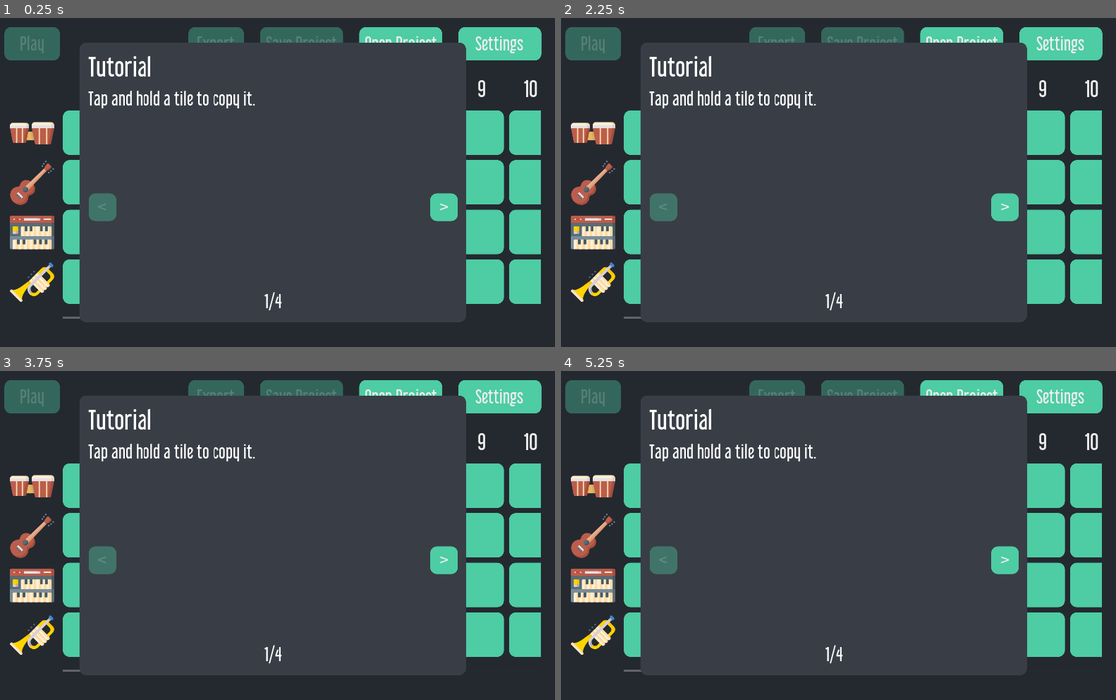
Above: before the commit, frames 1-4 (two rows, left to right).
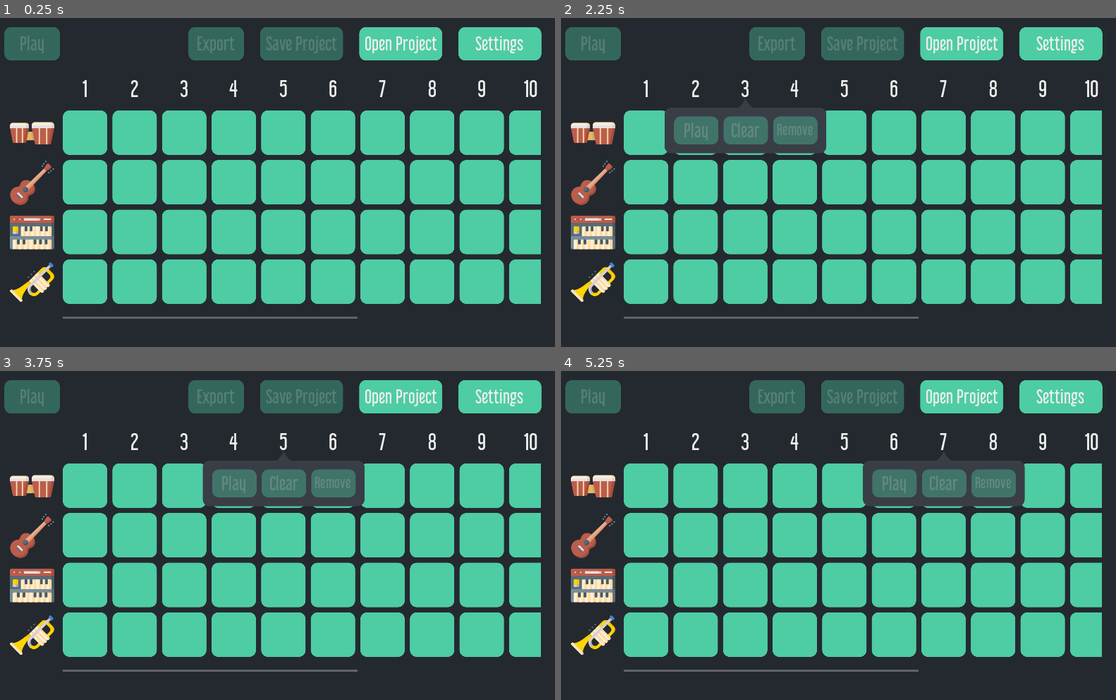
Above: after the commit, the same moments.

Repository: pattlebass/Music-DJ
Game: Godot game, scene res://scenes/main.tscn
Same seed, same stepped clock (60 frames per second), same inputs: the game is played once before the commit and once after it. Video files are missing from this copy of the repository; at most half a second of black plays in their place.
Inputs:
- Up to frame 1 (0.25 s): no input
- Up to frame 2 (2.25 s): click "1" at 0.5 s; click "2" at 1.25 s; click "3" at 2 s
- Up to frame 3 (3.75 s): click "4" at 2.75 s; click "5" at 3.5 s
- Up to frame 4 (5.25 s): click "6" at 4.25 s; click "7" at 5 s

The runs differ from the first frame. In frame 1, 37% of the frame differs, in the area x 14-84%, y 7-92%; in frame 2, 36%; in frame 3, 36%; in frame 4, 36%.
Error after the commit: Parse Error: The identifier "Variables" isn't declared in the current scope. (res://scenes/TutorialDialog.gd:15)

Commit message:
Update TutorialDialog.gd
Improve tutorial animation

Diff:
--- a/assets/fade_image_animation.tres
+++ /dev/null
@@ -1,17 +0,0 @@
-[gd_resource type="Animation" format=2]
-
-[resource]
-resource_name = "fade_image"
-length = 0.1
-tracks/0/type = "value"
-tracks/0/path = NodePath("VBoxContainer/HBoxContainer2/VBoxContainer2/VideoPlayer:modulate")
-tracks/0/interp = 1
-tracks/0/loop_wrap = true
-tracks/0/imported = false
-tracks/0/enabled = true
-tracks/0/keys = {
-"times": PoolRealArray( 0, 0.1 ),
-"transitions": PoolRealArray( 1, 1 ),
-"update": 0,
-"values": [ Color( 1, 1, 1, 0 ), Color( 1, 1, 1, 1 ) ]
-}
--- a/scenes/TutorialDialog.gd
+++ b/scenes/TutorialDialog.gd
@@ -8,45 +8,36 @@
 var current = 0
 
 onready var video_player = $VBoxContainer/HBoxContainer2/VBoxContainer2/VideoPlayer
+onready var animation = $AnimationPlayer2
 
 
 func _ready():
-	if GlobalVariables.options["show_tutorial"]:
+	if Variables.options["show_tutorial"]:
 		call_deferred("popup_centered")
-	$AnimationPlayer.add_animation("fade_in_image", preload("res://assets/fade_image_animation.tres"))
 
 
 func about_to_show():
 	current = 0
-	change_panel(0)
+	change_panel(0, 0)
 	.about_to_show()
 
 
 func _on_NextButton_pressed():
 	current += 1
-	change_panel(current)
+	change_panel(current, current - 1)
 
 
 func _on_PreviousButton_pressed():
 	current -= 1
-	change_panel(current)
+	change_panel(current, current + 1)
 
 
-func change_panel(_panel_no):
+func change_panel(_panel_no, _previous_panel_no):
 	if _panel_no >= panels.size():
-		GlobalVariables.options["show_tutorial"] = false
-		GlobalVariables.save_options()
+		Variables.options["show_tutorial"] = false
+		Variables.save_options()
 		hide()
 		return
-
-	$AnimationPlayer.play_backwards("fade_in_image")
-	yield(get_tree().create_timer(0.1), "timeout")
-	var panel = panels[_panel_no]
-	video_player.stream = load(panel["video"])
-	video_player.play()
-	$VBoxContainer/Label2.bbcode_text = panel["title"]
-	$VBoxContainer/Label3.text = str(panel["index"]+1)+"/"+str(panels.size())
-	$AnimationPlayer.play("fade_in_image")
 
 	var previous_button = $VBoxContainer/HBoxContainer2/VBoxContainer/PreviousButton
 	#var next_button = $VBoxContainer/HBoxContainer2/VBoxContainer3/NextButton
@@ -55,6 +46,29 @@
 	else:
 		previous_button.disabled = false
 
+	# Note for future me:
+	# You can think backwards = opposite
+	# eg: fade_in_right_to_left backwards is fade_out_left_to_right
+	# I know it's confusing but it's easier to change
+	if _panel_no >= _previous_panel_no:
+		animation.play("fade_out_right_to_left")
+	else:
+		animation.play_backwards("fade_in_right_to_left")
+
+	yield(get_tree().create_timer(0.1), "timeout")
+	animation.stop(false)
+
+	var panel = panels[_panel_no]
+	video_player.stream = load(panel["video"])
+	video_player.play()
+	$VBoxContainer/RichTextLabel.bbcode_text = panel["title"]
+	$VBoxContainer/PageLabel.text = str(panel["index"]+1)+"/"+str(panels.size())
+
+	if _panel_no >= _previous_panel_no:
+		animation.play("fade_in_right_to_left")
+	else:
+		animation.play_backwards("fade_out_right_to_left")
+
 
 func _on_VideoPlayer_finished():
 	video_player.play()
--- a/scenes/main.tscn
+++ b/scenes/main.tscn
@@ -16,7 +16,6 @@
 [ext_resource path="res://scenes/SettingsDialog.gd" type="Script" id=14]
 [ext_resource path="res://assets/themes/white/column_tear.png" type="Texture" id=15]
 [ext_resource path="res://scenes/CustomDialog.tscn" type="PackedScene" id=17]
-[ext_resource path="res://assets/fade_image_animation.tres" type="Animation" id=18]
 
 [sub_resource type="StyleBoxEmpty" id=1]
 
@@ -43,6 +42,192 @@
 [sub_resource type="DynamicFont" id=9]
 size = 32
 font_data = ExtResource( 8 )
+
+[sub_resource type="Animation" id=16]
+length = 0.001
+tracks/0/type = "value"
+tracks/0/path = NodePath("VBoxContainer/HBoxContainer2/VBoxContainer2/VideoPlayer:rect_position")
+tracks/0/interp = 1
+tracks/0/loop_wrap = true
+tracks/0/imported = false
+tracks/0/enabled = true
+tracks/0/keys = {
+"times": PoolRealArray( 0 ),
+"transitions": PoolRealArray( 1 ),
+"update": 0,
+"values": [ Vector2( 0, 0 ) ]
+}
+tracks/1/type = "value"
+tracks/1/path = NodePath("VBoxContainer/HBoxContainer2/VBoxContainer2/VideoPlayer:modulate")
+tracks/1/interp = 1
+tracks/1/loop_wrap = true
+tracks/1/imported = false
+tracks/1/enabled = true
+tracks/1/keys = {
+"times": PoolRealArray( 0 ),
+"transitions": PoolRealArray( 1 ),
+"update": 0,
+"values": [ Color( 1, 1, 1, 1 ) ]
+}
+tracks/2/type = "value"
+tracks/2/path = NodePath("VBoxContainer/RichTextLabel:modulate")
+tracks/2/interp = 1
+tracks/2/loop_wrap = true
+tracks/2/imported = false
+tracks/2/enabled = true
+tracks/2/keys = {
+"times": PoolRealArray( 0 ),
+"transitions": PoolRealArray( 1 ),
+"update": 0,
+"values": [ Color( 1, 1, 1, 1 ) ]
+}
+tracks/3/type = "value"
+tracks/3/path = NodePath("VBoxContainer/RichTextLabel:rect_position")
+tracks/3/interp = 1
+tracks/3/loop_wrap = true
+tracks/3/imported = false
+tracks/3/enabled = true
+tracks/3/keys = {
+"times": PoolRealArray( 0 ),
+"transitions": PoolRealArray( 1 ),
+"update": 0,
+"values": [ Vector2( 0, 69 ) ]
+}
+
+[sub_resource type="Animation" id=20]
+resource_name = "fade_in"
+length = 0.1
+step = 0.01
+tracks/0/type = "value"
+tracks/0/path = NodePath("VBoxContainer/HBoxContainer2/VBoxContainer2/VideoPlayer:modulate")
+tracks/0/interp = 1
+tracks/0/loop_wrap = true
+tracks/0/imported = false
+tracks/0/enabled = true
+tracks/0/keys = {
+"times": PoolRealArray( 0, 0.1 ),
+"transitions": PoolRealArray( 2, 2 ),
+"update": 0,
+"values": [ Color( 1, 1, 1, 1 ), Color( 1, 1, 1, 0 ) ]
+}
+tracks/1/type = "value"
+tracks/1/path = NodePath("VBoxContainer/HBoxContainer2/VBoxContainer2/VideoPlayer:rect_position")
+tracks/1/interp = 1
+tracks/1/loop_wrap = true
+tracks/1/imported = false
+tracks/1/enabled = false
+tracks/1/keys = {
+"times": PoolRealArray( 0, 0.1 ),
+"transitions": PoolRealArray( 0.5, 0.5 ),
+"update": 0,
+"values": [ Vector2( 0, 0 ), Vector2( 16, 0 ) ]
+}
+
+[sub_resource type="Animation" id=17]
+resource_name = "fade_in_right_to_left"
+length = 0.1
+step = 0.01
+tracks/0/type = "value"
+tracks/0/path = NodePath("VBoxContainer/HBoxContainer2/VBoxContainer2/VideoPlayer:modulate")
+tracks/0/interp = 1
+tracks/0/loop_wrap = true
+tracks/0/imported = false
+tracks/0/enabled = true
+tracks/0/keys = {
+"times": PoolRealArray( 0, 0.1 ),
+"transitions": PoolRealArray( 0.5, 0.5 ),
+"update": 0,
+"values": [ Color( 1, 1, 1, 0 ), Color( 1, 1, 1, 1 ) ]
+}
+tracks/1/type = "value"
+tracks/1/path = NodePath("VBoxContainer/HBoxContainer2/VBoxContainer2/VideoPlayer:rect_position")
+tracks/1/interp = 1
+tracks/1/loop_wrap = true
+tracks/1/imported = false
+tracks/1/enabled = true
+tracks/1/keys = {
+"times": PoolRealArray( 0, 0.1 ),
+"transitions": PoolRealArray( 0.5, 0.5 ),
+"update": 0,
+"values": [ Vector2( 16, 0 ), Vector2( 0, 0 ) ]
+}
+tracks/2/type = "value"
+tracks/2/path = NodePath("VBoxContainer/RichTextLabel:modulate")
+tracks/2/interp = 1
+tracks/2/loop_wrap = true
+tracks/2/imported = false
+tracks/2/enabled = true
+tracks/2/keys = {
+"times": PoolRealArray( 0, 0.1 ),
+"transitions": PoolRealArray( 0.5, 0.5 ),
+"update": 0,
+"values": [ Color( 1, 1, 1, 0 ), Color( 1, 1, 1, 1 ) ]
+}
+tracks/3/type = "value"
+tracks/3/path = NodePath("VBoxContainer/RichTextLabel:rect_position")
+tracks/3/interp = 1
+tracks/3/loop_wrap = true
+tracks/3/imported = false
+tracks/3/enabled = true
+tracks/3/keys = {
+"times": PoolRealArray( 0, 0.1 ),
+"transitions": PoolRealArray( 0.5, 0.5 ),
+"update": 0,
+"values": [ Vector2( 16, 69 ), Vector2( 0, 69 ) ]
+}
+
+[sub_resource type="Animation" id=19]
+resource_name = "fade_out_right_to_left"
+length = 0.1
+step = 0.01
+tracks/0/type = "value"
+tracks/0/path = NodePath("VBoxContainer/HBoxContainer2/VBoxContainer2/VideoPlayer:modulate")
+tracks/0/interp = 1
+tracks/0/loop_wrap = true
+tracks/0/imported = false
+tracks/0/enabled = true
+tracks/0/keys = {
+"times": PoolRealArray( 0, 0.1 ),
+"transitions": PoolRealArray( 0.5, 0.5 ),
+"update": 0,
+"values": [ Color( 1, 1, 1, 1 ), Color( 1, 1, 1, 0 ) ]
+}
+tracks/1/type = "value"
+tracks/1/path = NodePath("VBoxContainer/HBoxContainer2/VBoxContainer2/VideoPlayer:rect_position")
+tracks/1/interp = 1
+tracks/1/loop_wrap = true
+tracks/1/imported = false
+tracks/1/enabled = true
+tracks/1/keys = {
+"times": PoolRealArray( 0, 0.1 ),
+"transitions": PoolRealArray( 0.5, 0.5 ),
+"update": 0,
+"values": [ Vector2( 0, 0 ), Vector2( -16, 0 ) ]
+}
+tracks/2/type = "value"
+tracks/2/path = NodePath("VBoxContainer/RichTextLabel:modulate")
+tracks/2/interp = 1
+tracks/2/loop_wrap = true
+tracks/2/imported = false
+tracks/2/enabled = true
+tracks/2/keys = {
+"times": PoolRealArray( 0, 0.1 ),
+"transitions": PoolRealArray( 0.5, 0.5 ),
+"update": 0,
+"values": [ Color( 1, 1, 1, 1 ), Color( 1, 1, 1, 0 ) ]
+}
+tracks/3/type = "value"
+tracks/3/path = NodePath("VBoxContainer/RichTextLabel:rect_position")
+tracks/3/interp = 1
+tracks/3/loop_wrap = true
+tracks/3/imported = false
+tracks/3/enabled = true
+tracks/3/keys = {
+"times": PoolRealArray( 0, 0.1 ),
+"transitions": PoolRealArray( 0.5, 0.5 ),
+"update": 0,
+"values": [ Vector2( 0, 69 ), Vector2( -16, 69 ) ]
+}
 
 [sub_resource type="StyleBoxEmpty" id=10]
 
@@ -721,19 +906,13 @@
 margin_bottom = 479.0
 popup_exclusive = true
 script = ExtResource( 13 )
-__meta__ = {
-"_edit_use_anchors_": false
-}
 
 [node name="VBoxContainer" type="VBoxContainer" parent="TutorialDialog"]
 anchor_right = 1.0
 anchor_bottom = 1.0
 margin_right = 3.0
-__meta__ = {
-"_edit_use_anchors_": false
-}
-
-[node name="Label" type="Label" parent="TutorialDialog/VBoxContainer"]
+
+[node name="Title" type="Label" parent="TutorialDialog/VBoxContainer"]
 margin_right = 679.0
 margin_bottom = 59.0
 text = "Tutorial"
@@ -743,7 +922,7 @@
 margin_right = 679.0
 margin_bottom = 65.0
 
-[node name="Label2" type="RichTextLabel" parent="TutorialDialog/VBoxContainer"]
+[node name="RichTextLabel" type="RichTextLabel" parent="TutorialDialog/VBoxContainer"]
 margin_top = 69.0
 margin_right = 679.0
 margin_bottom = 109.0
@@ -793,7 +972,6 @@
 alignment = 1
 
 [node name="VideoPlayer" type="VideoPlayer" parent="TutorialDialog/VBoxContainer/HBoxContainer2/VBoxContainer2"]
-modulate = Color( 1, 1, 1, 0 )
 margin_right = 500.0
 margin_bottom = 300.0
 rect_min_size = Vector2( 500, 300 )
@@ -823,7 +1001,7 @@
 "_editor_description_": ""
 }
 
-[node name="Label3" type="Label" parent="TutorialDialog/VBoxContainer"]
+[node name="PageLabel" type="Label" parent="TutorialDialog/VBoxContainer"]
 margin_top = 441.0
 margin_right = 679.0
 margin_bottom = 480.0
@@ -832,7 +1010,10 @@
 align = 1
 
 [node name="AnimationPlayer2" type="AnimationPlayer" parent="TutorialDialog"]
-anims/fade_image = ExtResource( 18 )
+anims/RESET = SubResource( 16 )
+anims/fade_in = SubResource( 20 )
+anims/fade_in_right_to_left = SubResource( 17 )
+anims/fade_out_right_to_left = SubResource( 19 )
 
 [node name="SettingsDialog" parent="." instance=ExtResource( 17 )]
 margin_right = 480.0
@@ -986,7 +1167,7 @@
 [connection signal="pressed" from="LoadDialog/VBoxContainer/TitleHBox/OpenButton" to="LoadDialog" method="_on_OpenButton_pressed"]
 [connection signal="pressed" from="LoadDialog/VBoxContainer/HBoxContainer/OkButton" to="LoadDialog" method="_on_OkButton_pressed"]
 [connection signal="pressed" from="LoadDialog/VBoxContainer/HBoxContainer/CancelButton" to="LoadDialog" method="_on_CancelButton_pressed"]
-[connection signal="meta_clicked" from="TutorialDialog/VBoxContainer/Label2" to="TutorialDialog" method="_on_Label2_meta_clicked"]
+[connection signal="meta_clicked" from="TutorialDialog/VBoxContainer/RichTextLabel" to="TutorialDialog" method="_on_Label2_meta_clicked"]
 [connection signal="pressed" from="TutorialDialog/VBoxContainer/HBoxContainer2/VBoxContainer/PreviousButton" to="TutorialDialog" method="_on_PreviousButton_pressed"]
 [connection signal="finished" from="TutorialDialog/VBoxContainer/HBoxContainer2/VBoxContainer2/VideoPlayer" to="TutorialDialog" method="_on_VideoPlayer_finished"]
 [connection signal="pressed" from="TutorialDialog/VBoxContainer/HBoxContainer2/VBoxContainer3/NextButton" to="TutorialDialog" method="_on_NextButton_pressed"]
Not shown: 1 places in scenes/main.tscn that only renumber resources
